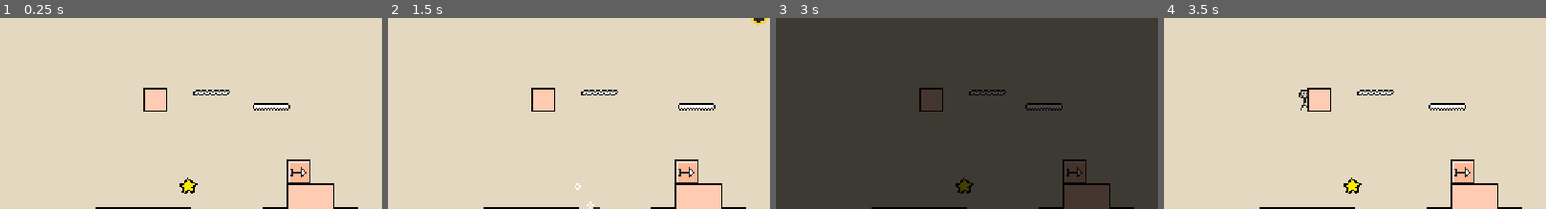
Above: before the commit, frames 1-4 (left to right).
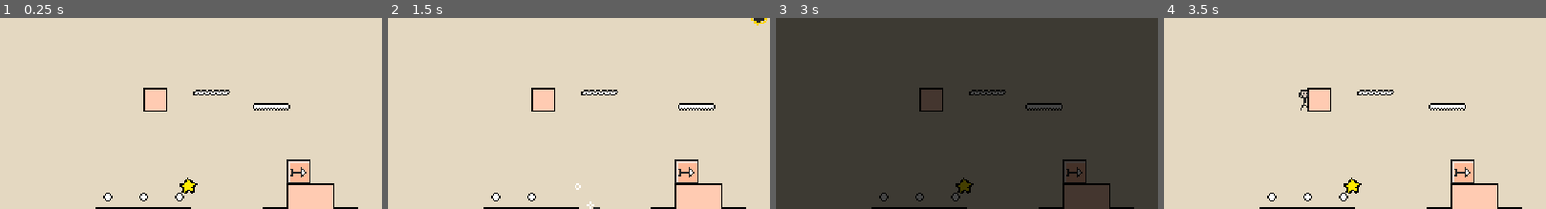
Above: after the commit, the same moments.

Repository: yannicka/ninja
Game: Godot game, scene res://src/Scenes/Game.tscn
Two runs of this game, one before a commit and one after it. Both use one fixed random seed, a clock stepped at 60 frames per second and the inputs below.
Inputs (mouse positions are % of the whole screen's width and height, from its top left):
- Up to frame 1 (0.25 s): no input
- Up to frame 2 (1.5 s): move the mouse to (72, 45) at 0.52 s; hold Space (space) 0.53-1.28 s; hold Right (ui_right) from 0.53 s (still down); click (72, 45) at 0.67 s; tap Up (ui_up) at 0.77 s; move the mouse to (30, 55) at 1.27 s; tap Space (space) at 1.35 s
- Up to frame 3 (3 s): tap Up (ui_up) at 1.52 s; move the mouse to (60, 28) at 2.02 s; release Right (ui_right) at 2.03 s; hold Left (ui_left) 2.03-2.78 s; hold Space (space) 2.03-2.78 s; move the mouse to (45, 70) at 2.77 s; hold Right (ui_right) from 2.78 s (still down); tap Space (space) at 2.85 s; click (45, 70) at 2.92 s
- Up to frame 4 (3.5 s): keep holding Right (ui_right); tap Up (ui_up) at 3.02 s
The pictures show only the part of the screen within x 0-50%, y 26-76%; the shares and areas given below are measured in that part.

The runs differ from the first frame. In frame 1, 0.2% of the frame differs, in the area x 27-49%, y 91-96%; in frame 2, 0.2%; in frame 3, 0.1%; in frame 4, 0.2%.

Commit message:
Ajout des pièces

Diff:
--- /dev/null
+++ b/src/Items/Coin.gd
@@ -0,0 +1,4 @@
+extends StaticBody2D
+
+func _on_area_2d_body_entered(body):
+	queue_free()
--- /dev/null
+++ b/src/Items/Coin.tscn
@@ -0,0 +1,41 @@
+[gd_scene load_steps=7 format=3 uid="uid://csjovr836mnha"]
+
+[ext_resource type="Script" path="res://src/Items/Coin.gd" id="1_g0o8r"]
+[ext_resource type="Texture2D" uid="uid://cuce11m0j3lf1" path="res://assets/layers.png" id="1_tvnro"]
+
+[sub_resource type="AtlasTexture" id="AtlasTexture_5cwiv"]
+atlas = ExtResource("1_tvnro")
+region = Rect2(0, 224, 16, 16)
+
+[sub_resource type="SpriteFrames" id="SpriteFrames_10qxr"]
+animations = [{
+"frames": [SubResource("AtlasTexture_5cwiv")],
+"loop": true,
+"name": &"default",
+"speed": 5.0
+}]
+
+[sub_resource type="CircleShape2D" id="CircleShape2D_3sn7n"]
+radius = 3.0
+
+[sub_resource type="CircleShape2D" id="CircleShape2D_r5n4r"]
+radius = 3.0
+
+[node name="Coin" type="StaticBody2D"]
+collision_layer = 0
+collision_mask = 0
+script = ExtResource("1_g0o8r")
+
+[node name="AnimatedSprite2D" type="AnimatedSprite2D" parent="."]
+frames = SubResource("SpriteFrames_10qxr")
+
+[node name="CollisionShape2D" type="CollisionShape2D" parent="."]
+shape = SubResource("CircleShape2D_3sn7n")
+
+[node name="Area2D" type="Area2D" parent="."]
+collision_layer = 64
+
+[node name="CollisionShape2D" type="CollisionShape2D" parent="Area2D"]
+shape = SubResource("CircleShape2D_r5n4r")
+
+[connection signal="body_entered" from="Area2D" to="." method="_on_area_2d_body_entered"]
--- a/src/Levels/Level1.tscn
+++ b/src/Levels/Level1.tscn
@@ -15,6 +15,7 @@
 [ext_resource type="PackedScene" uid="uid://c3l26irwr0f7s" path="res://src/Platforms/AdvancingPlatform.tscn" id="13_weka3"]
 [ext_resource type="PackedScene" uid="uid://cmtqborvhjkhc" path="res://src/Enemies/Fireball.tscn" id="14_vtwaj"]
 [ext_resource type="PackedScene" uid="uid://42eefgbk72c4" path="res://src/Items/Boost.tscn" id="15_nf1ta"]
+[ext_resource type="PackedScene" uid="uid://csjovr836mnha" path="res://src/Items/Coin.tscn" id="16_wq47q"]
 
 [node name="Level1" type="Node2D"]
 
@@ -70,3 +71,12 @@
 
 [node name="Boost" parent="." instance=ExtResource("15_nf1ta")]
 position = Vector2(126, 177)
+
+[node name="Coin" parent="." instance=ExtResource("16_wq47q")]
+position = Vector2(72, 185)
+
+[node name="Coin2" parent="." instance=ExtResource("16_wq47q")]
+position = Vector2(96, 185)
+
+[node name="Coin3" parent="." instance=ExtResource("16_wq47q")]
+position = Vector2(120, 185)
Binary file changed: assets/layers.png
Not shown: 1 places in src/Levels/Level1.tscn that only renumber resources
Not shown, changed: assets/layers.kra
